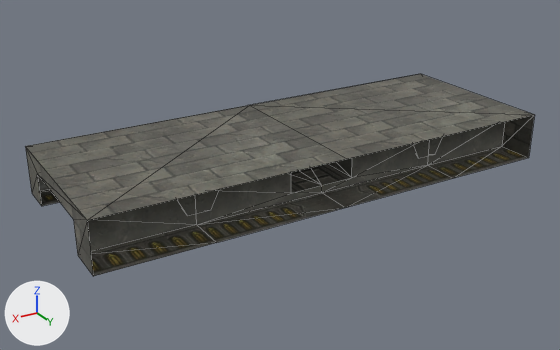
Before and after pictures for a commit that changed the OBJ model sceneobjs/aiji_fuben_237/aiji_fuben_237_qiangti01e.obj.
One viewpoint serves both versions: a camera (50 mm lens) standing at (231.0, 316.0, 172.0) and looking at (10.0, -53.0, -13.0). Lighting does not change. The marker at lower left points along +X, +Y and +Z. Mesh edges are drawn as thin lines. Where no turn or scale is listed for an object, it has been applied to the vertices. Vertices at the same position are counted once.

Names of what the first picture shows: 'aiji_fuben_237_qiangti01e'.
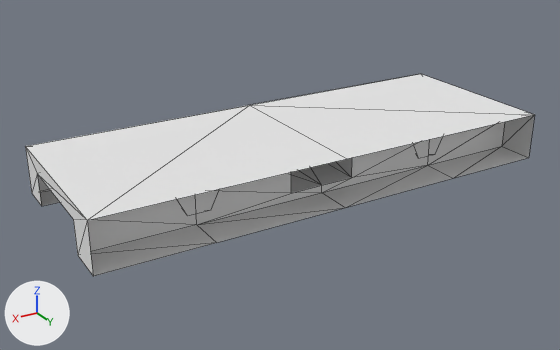
Changed parts and their boxes [x1, y1, x2, y2] in the pictures (560 x 350 px):
part 1 of me_aiji_fuben_237_qiangti01e, recoloured (grey to white): [25, 74, 534, 276] in both
part 2 of me_aiji_fuben_237_qiangti01e, recoloured (black to grey): [40, 137, 443, 216] in both

The change, as a diff of the scene's bpy script:
```diff
--- a/sceneobjs/aiji_fuben_237/aiji_fuben_237_qiangti01e.obj.py
+++ b/sceneobjs/aiji_fuben_237/aiji_fuben_237_qiangti01e.obj.py
@@ mat_material_1_1 @@
+mat_material_1_1 = principled_material('material_1')
+mat_material_1_1.base_color = (0.8, 0.8, 0.8)  # white #e7e7e7
+mat_material_1_1.roughness = 1.0
@@ mat_material_2_1 @@
+mat_material_2_1 = principled_material('material_2')
+mat_material_2_1.base_color = (0.8, 0.8, 0.8)  # white #e7e7e7
+mat_material_2_1.roughness = 1.0
@@ me_aiji_fuben_237_qiangti01e @@
 me_aiji_fuben_237_qiangti01e.from_pydata(...)  # 86 vertices, 116 faces; spans x -144.0..144.0, y -108.0..1.0, z -15.0..15.0
 # used by ob_aiji_fuben_237_qiangti01e; location = (0.0, 0.0, 0.0)
+# me_aiji_fuben_237_qiangti01e part 1: all 50 faces that had it switch from mat_material_2 (picture img_aiji_fuben_237_qiangti01_2_png) to mat_material_2_1 (white #e7e7e7)
+# me_aiji_fuben_237_qiangti01e part 2: all 66 faces that had it switch from mat_material_1 (picture img_aiji_fuben_237_qiangti01_1_png) to mat_material_1_1 (white #e7e7e7)
```
